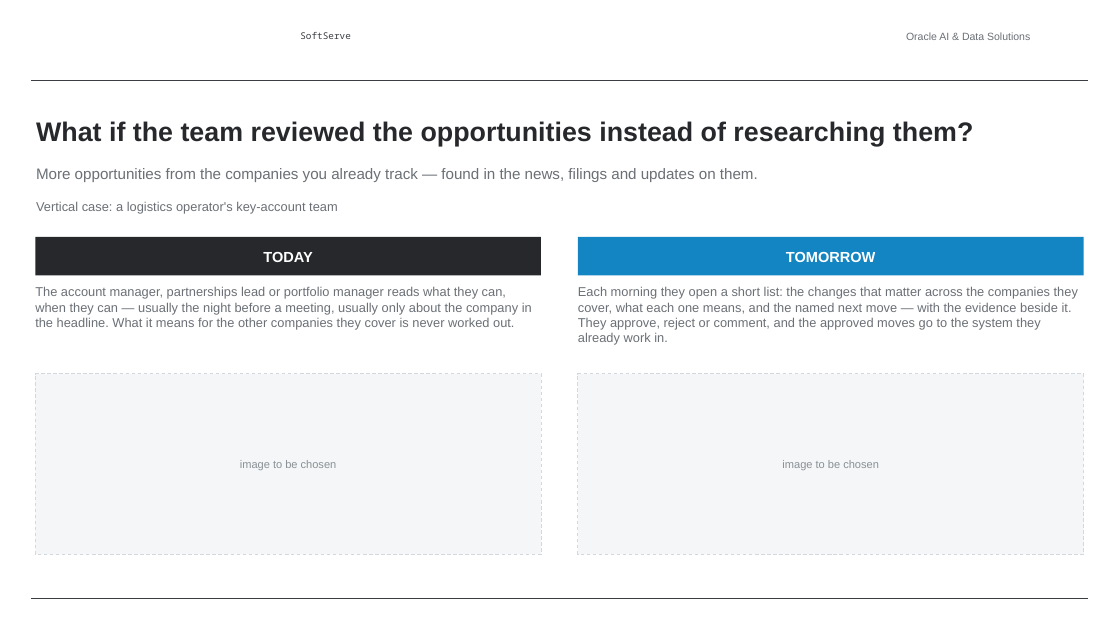
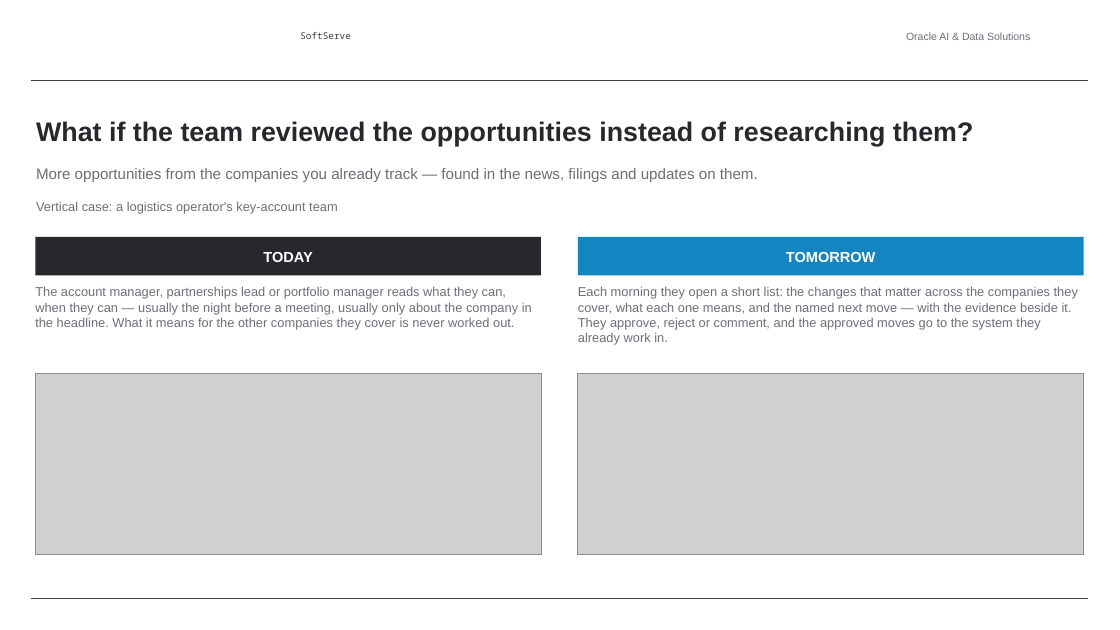
Before and after one commit to alexey-orlov/AO-Personal-OS, a slide deck: slide 4 of outputs/oracle-packs/account-insights/artifacts/account-insights-sales-deck.pptx. Drawn at 1120x630 pixels with LibreOffice and Linux fonts; fonts in the diff are those of the drawing; grey boxes stand for pictures; background and template pictures are left out. Boxes give left, top, right and bottom in pixels: in the first picture for what was removed or moved away, otherwise in the second. Text is boxed around its words. In the diff, an @@ line names an element or a change of style, - is before the commit and + after.

```diff
--- a/outputs/oracle-packs/account-insights/artifacts/account-insights-sales-deck.pptx
+++ b/outputs/oracle-packs/account-insights/artifacts/account-insights-sales-deck.pptx
@@ rectangle removed at box(35, 374, 541, 555) @@
@@ picture added at box(35, 374, 541, 555) @@
@@ rectangle removed at box(578, 374, 1084, 555) @@
@@ picture added at box(578, 374, 1084, 555) @@
@@ text removed at box(240, 460, 337, 470) @@
-image to be chosen
@@ text removed at box(782, 460, 879, 470) @@
-image to be chosen
```
Also in this commit, not shown: 5 other slides changed, 2 other files.
